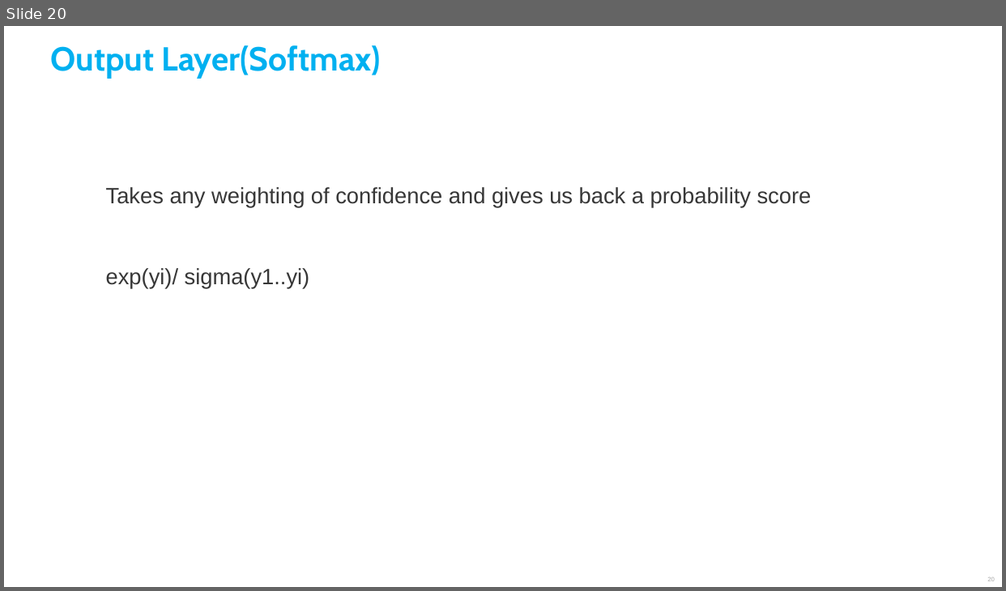
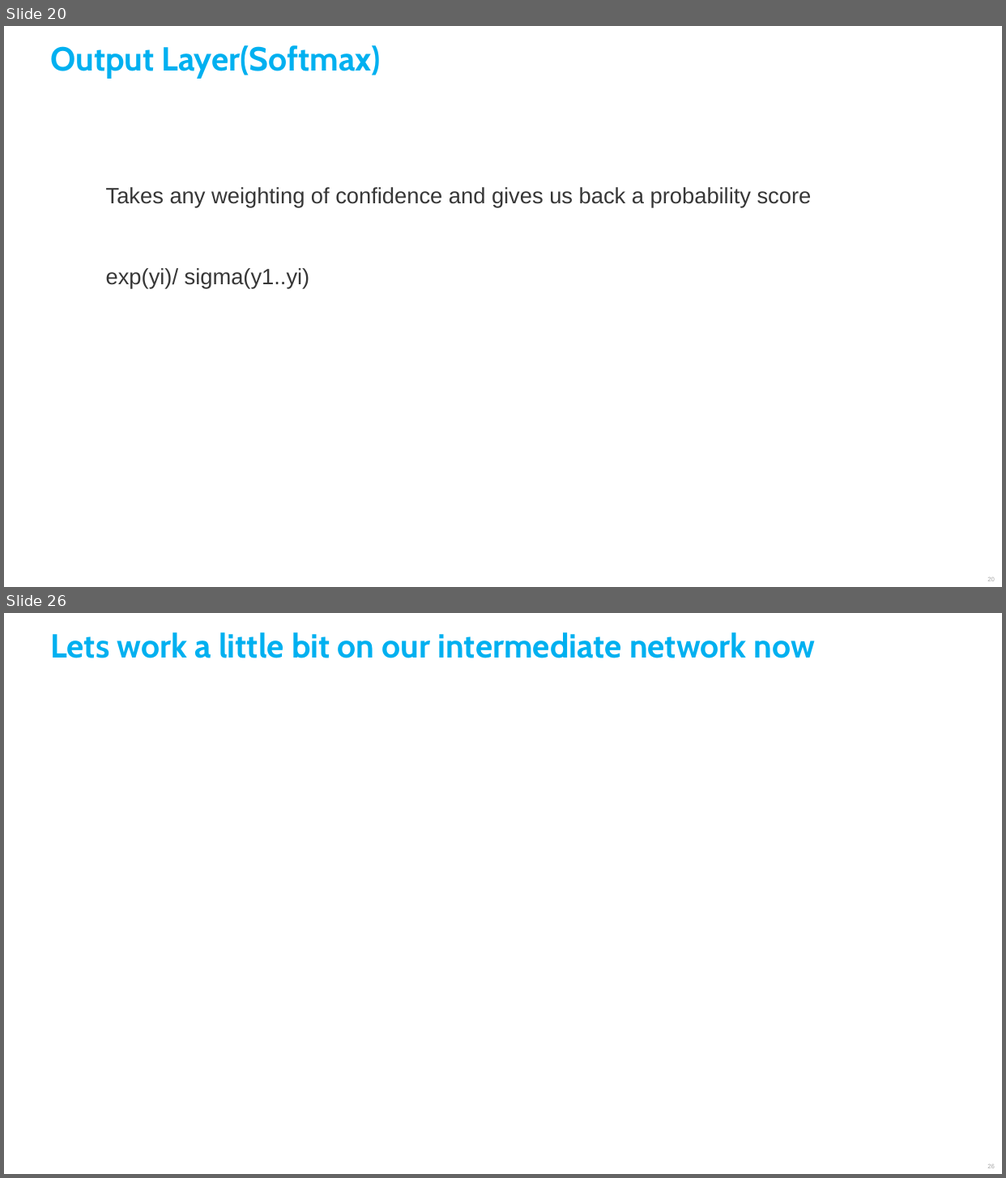
Before and after one commit to SocialDataSci/DeepLearning-Using-Keras-and-Tensorflow, a slide deck: Deep_Learning.pptx. Shown one above the other, each under a label of ours: slide 20 before the commit, slides 20 and 26 after it; the slides between them are not shown. The pictures are 1006x591 and 1006x1178 pixels, drawn with LibreOffice and Linux fonts; fonts in the diff are those of the drawing. Boxes give left, top, right and bottom in pixels: in the first picture for what was removed or moved away, otherwise in the second. Text is boxed around its words. In the diff, an @@ line names an element or a change of style, - is before the commit and + after.

```diff
--- a/Deep_Learning.pptx
+++ b/Deep_Learning.pptx
@@ slide 26 added at box(4, 613, 1002, 1174), background #FFFFFF @@
@@ text added at box(50, 632, 815, 658), 24 pt, text #00B0F0, bold @@
+Lets work a little bit on our intermediate network now
@@ page number added at box(987, 1165, 995, 1169), 4.5 pt, text #A6A6A6 @@
+26
```
Also in this commit, not shown: 10 other slides added.
